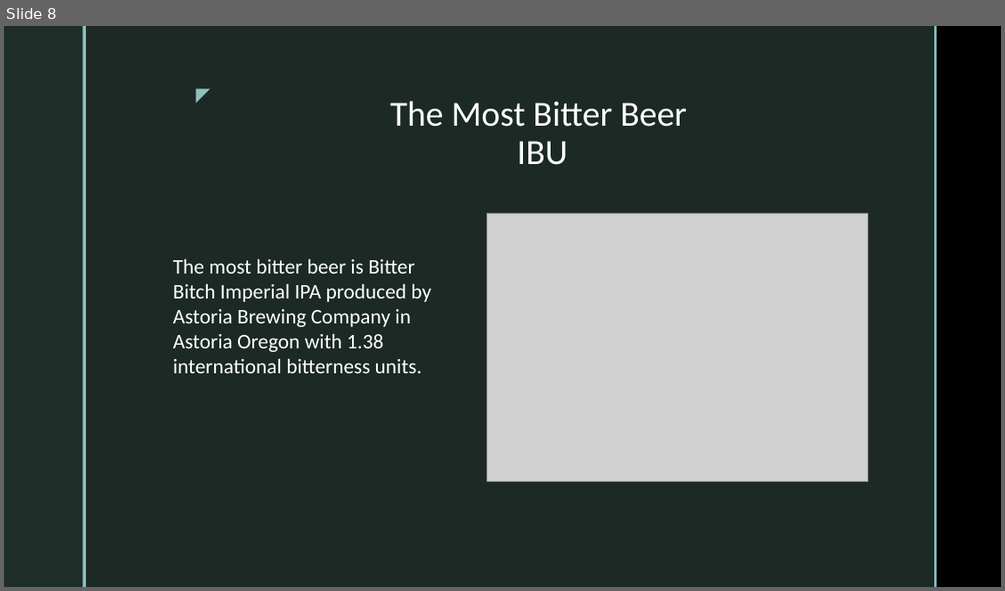
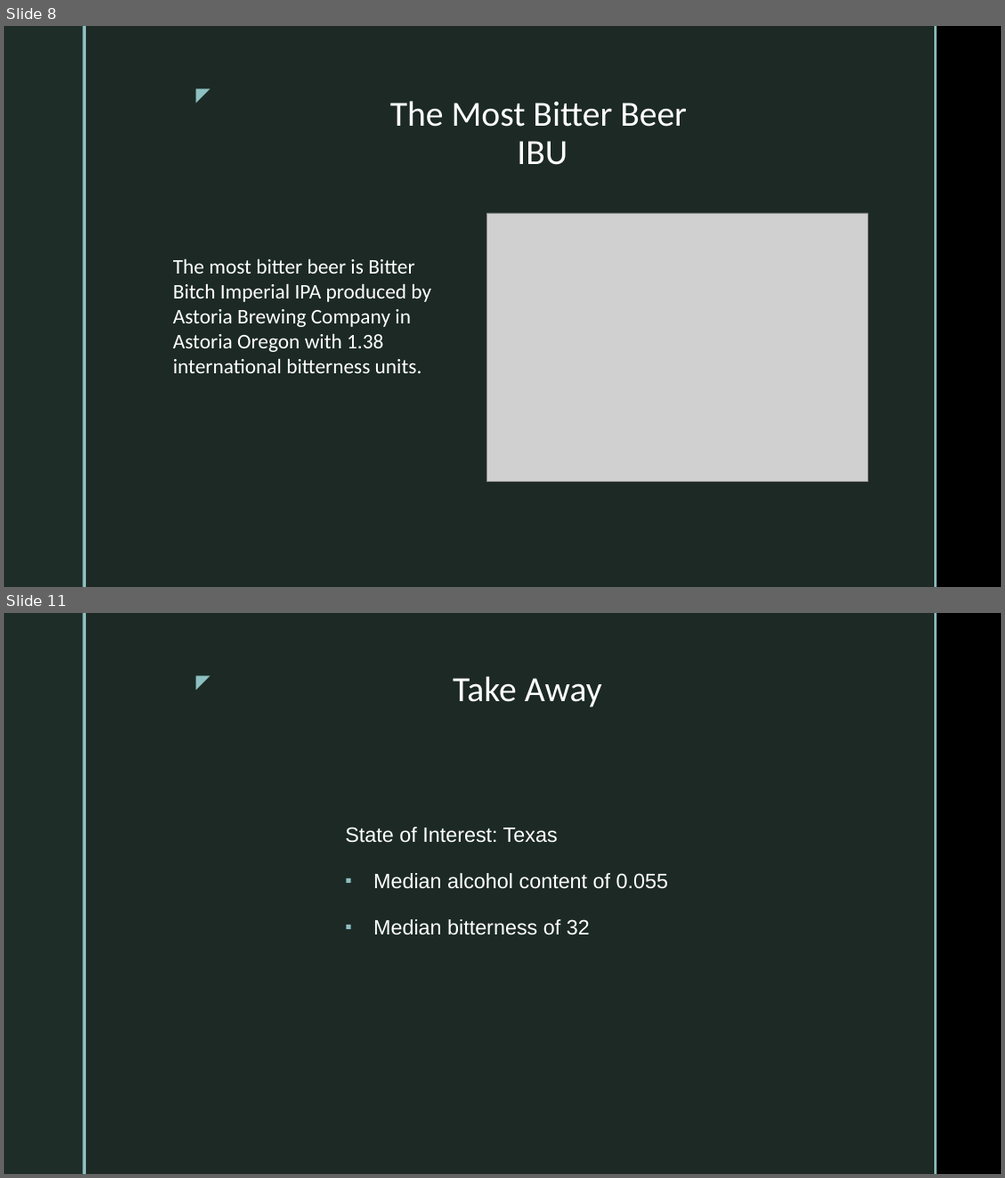
Before and after one commit to KaysData/Brewery-Analysis, a slide deck: Case Study Presentation.pptx. Shown one above the other, each under a label of ours: slide 8 before the commit, slides 8 and 11 after it; the slides between them are not shown. The pictures are 1005x591 and 1005x1178 pixels, drawn with LibreOffice and Linux fonts; fonts in the diff are those of the drawing; grey boxes stand for pictures; background and template pictures are left out. Boxes give left, top, right and bottom in pixels: in the first picture for what was removed or moved away, otherwise in the second. Text is boxed around its words. In the diff, an @@ line names an element or a change of style, - is before the commit and + after.

```diff
--- a/Case Study Presentation.pptx
+++ b/Case Study Presentation.pptx
@@ slide 11 added at (4,613,1001,1174), background picture (left out); not listed: 5 template elements that a slide beside it also shows @@
@@ text added at (453,676,602,707), 34 pt, text #FFFFFF @@
+Take Away
@@ text added at (345,827,668,935), 20 pt, text #FFFFFF @@
+State of Interest: Texas
+▪ Median alcohol content of 0.055
+▪ Median bitterness of 32
```
Also in this commit, not shown: 2 slides changed, 4 other slides added, 4 slides removed, 5 other files.
